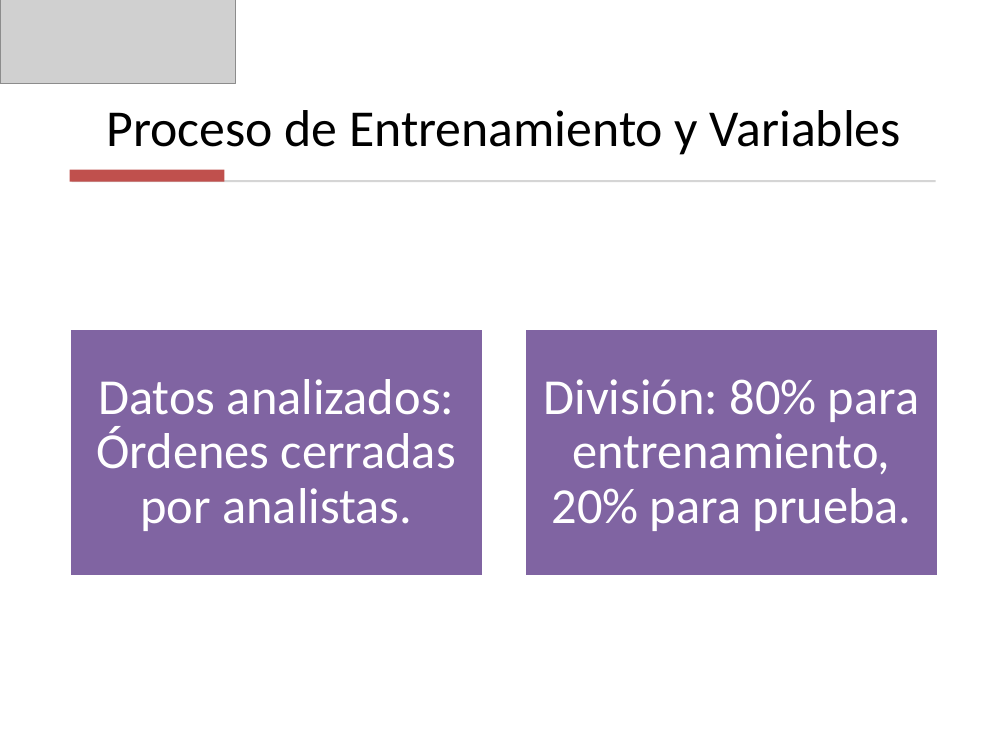
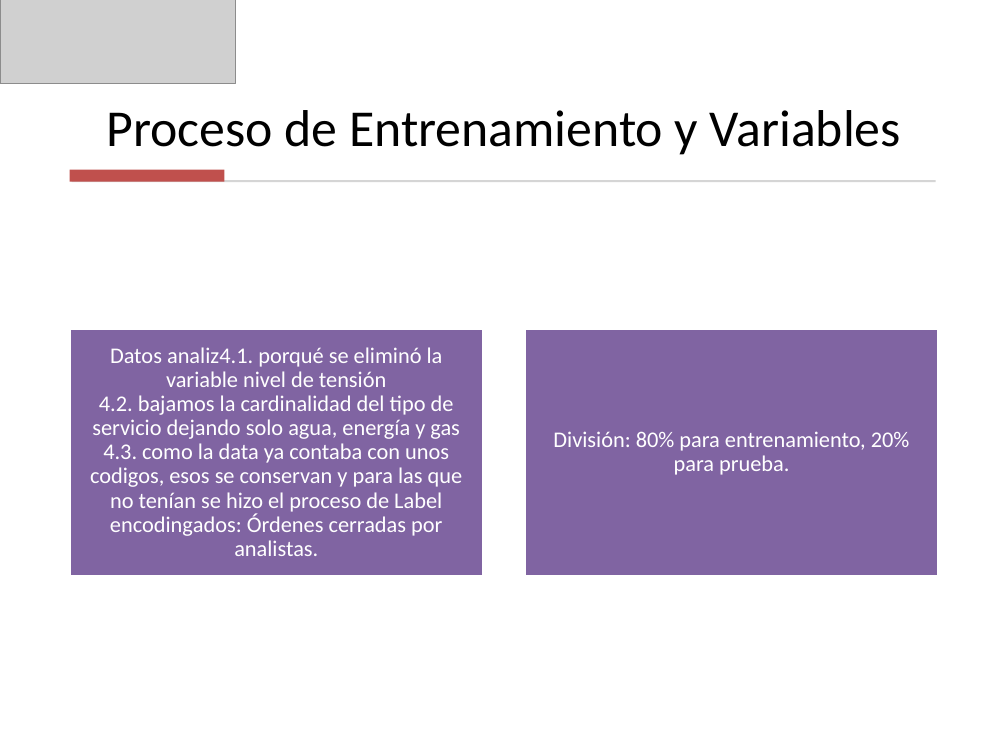
Before and after one commit to andreess891/Proyecto1_UdeM, a slide deck: slide 7 of Modelo_Clasificacion_Desviaciones.pptx (slide 4 before the commit). Drawn at 1008x756 pixels with LibreOffice and Linux fonts; fonts in the diff are those of the drawing; grey boxes stand for pictures. Boxes give left, top, right and bottom in pixels: in the first picture for what was removed or moved away, otherwise in the second. Text is boxed around its words. In the diff, an @@ line names an element or a change of style, - is before the commit and + after.

```diff
--- a/Modelo_Clasificacion_Desviaciones.pptx
+++ b/Modelo_Clasificacion_Desviaciones.pptx
@@ text "División: 80% para entrenamiento, 20% ..." at bbox=[553, 431, 910, 475]: size 36 to 16 pt; less space between paragraphs @@
@@ text at bbox=[90, 347, 463, 556]: text changed; size 36 to 16 pt @@
-Datos analizados: Órdenes cerradas por analistas.
+Datos analiz4.1. porqué se eliminó la variable nivel de tensión
+4.2. bajamos la cardinalidad del tipo de servicio dejando solo agua, energía y gas
+4.3. como la data ya contaba con unos codigos, esos se conservan y para las que no tenían se hizo el proceso de Label encodingados: Órdenes cerradas por analistas.
```
Also in this commit, not shown: 5 slides added, 1 slide removed, 4 other files.
